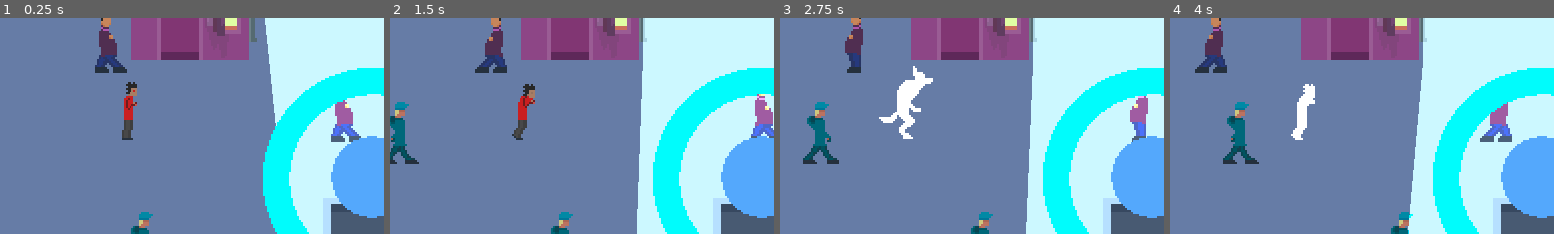
Above: before the commit, frames 1-4 (left to right).
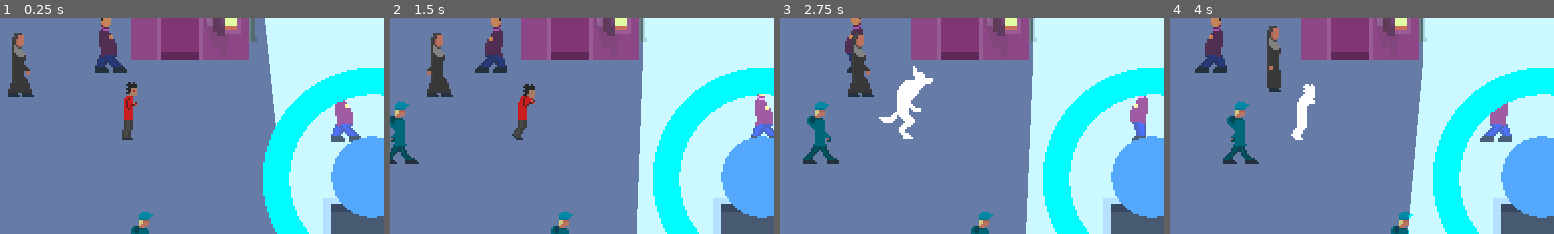
Above: after the commit, the same moments.

Repository: StitchedTeam/werewolf
Game: Godot game, scene res://Sandbox/Sandbox.tscn
Two runs of this game, one before a commit and one after it. Both use one fixed random seed, a clock stepped at 60 frames per second and the inputs below. This scene is started directly instead of the project's main scene.
Inputs (mouse positions are % of the whole screen's width and height, from its top left):
- Up to frame 1 (0.25 s): no input
- Up to frame 2 (1.5 s): move the mouse to (72, 45) at 0.52 s; press the mouse at (72, 45) at 0.53 s; hold Right (ui_right) 0.53-1.28 s; tap Space (ui_select) at 0.77 s; move the mouse to (30, 55) at 1.27 s; release the mouse at (30, 55) at 1.28 s; hold Left (ui_left) from 1.28 s (still down); tap X (fire) at 1.35 s
- Up to frame 3 (2.75 s): tap Space (ui_select) at 1.52 s; move the mouse to (60, 28) at 2.02 s; release Left (ui_left) at 2.03 s; press the mouse at (60, 28) at 2.03 s; hold Right (ui_right) from 2.03 s (still down)
- Up to frame 4 (4 s): move the mouse to (45, 70) at 2.77 s; release the mouse at (45, 70) at 2.78 s; tap X (fire) at 2.85 s; tap Space (ui_select) at 3.02, 3.77 s; move the mouse to (80, 65) at 3.52 s; release Right (ui_right) at 3.53 s; press the mouse at (80, 65) at 3.53 s; hold Left (ui_left) from 3.53 s (still down)
The pictures show only the part of the screen within x 33-83%, y 31-81%; the shares and areas given below are measured in that part.

The runs differ from the first frame. In frame 1, 1.2% of the frame differs, in the area x 2-9%, y 6-37%; in frame 2, 1.1%; in frame 3, 1.0%; in frame 4, 1.0%.

Commit message:
Finished shepherd and area division

Diff:
--- a/Werewolf/Characters/Enemies/GenericEnemy.gd
+++ b/Werewolf/Characters/Enemies/GenericEnemy.gd
@@ -19,6 +19,8 @@
 export var run_state_offset = int()
 
 var death_started = false
+
+export var area = int()
 
 
 func _ready():
@@ -185,10 +187,11 @@
 
 func damage():
 	if player.enemy == $StaticBody2D.get_instance_id():
-		if !death_started:
-			$DeathParticles.set_emitting(true)
-			$DeathTimer.start()
-			death_started = true
+		if !GameGlobals.priest_alive.has(String(area)):
+			if !death_started:
+				$DeathParticles.set_emitting(true)
+				$DeathTimer.start()
+				death_started = true
 	pass
 
 func death_animation_end():
--- a/Werewolf/Characters/Enemies/GenericEnemy.tscn
+++ b/Werewolf/Characters/Enemies/GenericEnemy.tscn
@@ -239,7 +239,6 @@
 anim_offset = 0.0
 anim_offset_random = 0.0
 anim_loop = false
-_sections_unfolded = [ "Emission Shape", "Gravity" ]
 
 [sub_resource type="CapsuleShape2D" id=5]
 
@@ -252,6 +251,7 @@
 patrol_offset = 50
 character_spritesheet = 0
 run_state_offset = 0
+area = 0
 
 [node name="Sprite" type="Sprite" parent="."]
 texture = ExtResource( 2 )
@@ -264,6 +264,8 @@
 exclude_parent = true
 cast_to = Vector2( 50, 0 )
 collision_mask = 1
+collide_with_areas = false
+collide_with_bodies = true
 
 [node name="RayCast2DCollUp" type="RayCast2D" parent="."]
 position = Vector2( 0, 13.315 )
@@ -271,6 +273,8 @@
 exclude_parent = true
 cast_to = Vector2( 5, 0 )
 collision_mask = 1
+collide_with_areas = false
+collide_with_bodies = true
 
 [node name="RayCast2DCollDown" type="RayCast2D" parent="."]
 position = Vector2( 0, -14.685 )
@@ -278,6 +282,8 @@
 exclude_parent = true
 cast_to = Vector2( 5, 0 )
 collision_mask = 1
+collide_with_areas = false
+collide_with_bodies = true
 
 [node name="RayCast2DRunUp" type="RayCast2D" parent="."]
 position = Vector2( 0, -12 )
@@ -285,6 +291,8 @@
 exclude_parent = true
 cast_to = Vector2( 0, -3 )
 collision_mask = 1
+collide_with_areas = false
+collide_with_bodies = true
 
 [node name="RayCast2DRunDown" type="RayCast2D" parent="."]
 position = Vector2( 0, 11 )
@@ -292,6 +300,8 @@
 exclude_parent = true
 cast_to = Vector2( 0, 3 )
 collision_mask = 1
+collide_with_areas = false
+collide_with_bodies = true
 
 [node name="AnimationPlayer" type="AnimationPlayer" parent="."]
 root_node = NodePath("..")
@@ -349,7 +359,6 @@
 normal_map = null
 h_frames = 1
 v_frames = 1
-_sections_unfolded = [ "Time", "process_material" ]
 
 [node name="StaticBody2D" type="StaticBody2D" parent="."]
 editor/display_folded = true
@@ -358,15 +367,10 @@
 collision_mask = 2
 constant_linear_velocity = Vector2( 0, 0 )
 constant_angular_velocity = 0.0
-friction = 1.0
-bounce = 0.0
-physics_material_override = null
-_sections_unfolded = [ "Collision" ]
 
 [node name="CollisionShape2D" type="CollisionShape2D" parent="StaticBody2D"]
 position = Vector2( -6, 0 )
 shape = SubResource( 5 )
-_sections_unfolded = [ "Transform", "shape" ]
 
 [node name="DeathTimer" type="Timer" parent="."]
 process_mode = 1
--- a/Werewolf/Characters/Shepherd/Shepherd.gd
+++ b/Werewolf/Characters/Shepherd/Shepherd.gd
@@ -18,20 +18,32 @@
 var two = [0, 1, 3]
 var three = [0, 1, 2]
 
+var player
+var death_started = false
+
+export var area = int()
+
 func _ready():
 	start_pos = position
 	max_patrol = Vector2(start_pos.x + patrol_offset, start_pos.y + patrol_offset)
 	min_patrol = Vector2(start_pos.x - patrol_offset, start_pos.y - patrol_offset)
+	$AnimationPlayer.play("Right")
+	$DirChangeTimer.connect("timeout", self, "dir_change_timeout")
+	$DeathTimer.connect("timeout", self, "death_animation_end")
 	pass
 
 func _process(delta):
 	manage_state()
+	damage()
 	pass
 
 func manage_state():
 	if state == 0:
 		patrol()
 
+	pass
+
+func load_game():
 	pass
 
 func manage_animation():
@@ -68,30 +80,51 @@
 		elif !dir_changing:
 			change_patrol_dir()
 
+	if $RayCast2D.is_colliding():
+		if !dir_changing:
+			change_patrol_dir()
+	if $RayCast2D2.is_colliding():
+		if !dir_changing:
+			change_patrol_dir()
 
 	pass
 
 func change_patrol_dir():
 	dir_changing = true
+	$DirChangeTimer.start()
 
 	if dir == 0:
 		zero.shuffle()
 		dir = zero.front()
-		dir_changing = false
 		manage_animation()
 	elif dir == 1:
 		one.shuffle()
 		dir = one.front()
-		dir_changing = false
 		manage_animation()
 	elif dir == 2:
 		two.shuffle()
 		dir = two.front()
-		dir_changing = false
 		manage_animation()
 	elif dir == 3:
 		three.shuffle()
 		dir = three.front()
-		dir_changing = false
 		manage_animation()
 	pass
+
+func dir_change_timeout():
+	dir_changing = false
+	pass
+
+func damage():
+	if player.enemy == $StaticBody2D.get_instance_id():
+		if !death_started:
+			$DeathParticles.set_emitting(true)
+			death_started = true
+			$DeathTimer.start()
+	pass
+
+func death_animation_end():
+	GameGlobals.priest_alive.erase(String(area))
+	print(GameGlobals.priest_alive)
+	get_tree().queue_delete(self)
+	pass
--- a/Werewolf/Characters/Shepherd/Shepherd.tscn
+++ b/Werewolf/Characters/Shepherd/Shepherd.tscn
@@ -1,54 +1,12 @@
-[gd_scene load_steps=8 format=2]
+[gd_scene load_steps=10 format=2]
 
 [ext_resource path="res://Characters/Shepherd/Shepherd.gd" type="Script" id=1]
 [ext_resource path="res://Assets/Sprites/Characters/Enemy_03.png" type="Texture" id=2]
-
-[sub_resource type="Animation" id=4]
+[ext_resource path="res://Assets/Sprites/Placeholder/Characters/New Piskel (1).png" type="Texture" id=3]
+
+[sub_resource type="Animation" id=1]
 
 resource_name = "Down"
-length = 0.8
-loop = false
-step = 0.1
-tracks/0/type = "value"
-tracks/0/path = NodePath("Sprite:flip_h")
-tracks/0/interp = 1
-tracks/0/loop_wrap = true
-tracks/0/imported = false
-tracks/0/enabled = true
-tracks/0/keys = {
-"times": PoolRealArray( 0 ),
-"transitions": PoolRealArray( 1 ),
-"update": 1,
-"values": [ false ]
-}
-tracks/1/type = "value"
-tracks/1/path = NodePath("Sprite:frame")
-tracks/1/interp = 1
-tracks/1/loop_wrap = true
-tracks/1/imported = false
-tracks/1/enabled = true
-tracks/1/keys = {
-"times": PoolRealArray( 0 ),
-"transitions": PoolRealArray( 1 ),
-"update": 1,
-"values": [ 0 ]
-}
-tracks/2/type = "value"
-tracks/2/path = NodePath("StaticBody2D/CollisionShape2D:position")
-tracks/2/interp = 1
-tracks/2/loop_wrap = true
-tracks/2/imported = false
-tracks/2/enabled = true
-tracks/2/keys = {
-"times": PoolRealArray( 0 ),
-"transitions": PoolRealArray( 1 ),
-"update": 0,
-"values": [ Vector2( -2, 0 ) ]
-}
-
-[sub_resource type="Animation" id=1]
-
-resource_name = "Left"
 length = 0.8
 loop = true
 step = 0.1
@@ -62,6 +20,96 @@
 "times": PoolRealArray( 0 ),
 "transitions": PoolRealArray( 1 ),
 "update": 1,
+"values": [ false ]
+}
+tracks/1/type = "value"
+tracks/1/path = NodePath("Sprite:frame")
+tracks/1/interp = 1
+tracks/1/loop_wrap = true
+tracks/1/imported = false
+tracks/1/enabled = true
+tracks/1/keys = {
+"times": PoolRealArray( 0 ),
+"transitions": PoolRealArray( 1 ),
+"update": 1,
+"values": [ 0 ]
+}
+tracks/2/type = "value"
+tracks/2/path = NodePath("StaticBody2D/CollisionShape2D:position")
+tracks/2/interp = 1
+tracks/2/loop_wrap = true
+tracks/2/imported = false
+tracks/2/enabled = true
+tracks/2/keys = {
+"times": PoolRealArray( 0 ),
+"transitions": PoolRealArray( 1 ),
+"update": 0,
+"values": [ Vector2( -2, 0 ) ]
+}
+tracks/3/type = "value"
+tracks/3/path = NodePath("RayCast2D2:cast_to")
+tracks/3/interp = 1
+tracks/3/loop_wrap = true
+tracks/3/imported = false
+tracks/3/enabled = true
+tracks/3/keys = {
+"times": PoolRealArray( 0 ),
+"transitions": PoolRealArray( 1 ),
+"update": 0,
+"values": [ Vector2( 0, 5 ) ]
+}
+tracks/4/type = "value"
+tracks/4/path = NodePath("RayCast2D2:position")
+tracks/4/interp = 1
+tracks/4/loop_wrap = true
+tracks/4/imported = false
+tracks/4/enabled = true
+tracks/4/keys = {
+"times": PoolRealArray( 0 ),
+"transitions": PoolRealArray( 1 ),
+"update": 0,
+"values": [ Vector2( -2, -15 ) ]
+}
+tracks/5/type = "value"
+tracks/5/path = NodePath("RayCast2D:cast_to")
+tracks/5/interp = 1
+tracks/5/loop_wrap = true
+tracks/5/imported = false
+tracks/5/enabled = true
+tracks/5/keys = {
+"times": PoolRealArray( 0 ),
+"transitions": PoolRealArray( 1 ),
+"update": 0,
+"values": [ Vector2( 0, 5 ) ]
+}
+tracks/6/type = "value"
+tracks/6/path = NodePath("RayCast2D:position")
+tracks/6/interp = 1
+tracks/6/loop_wrap = true
+tracks/6/imported = false
+tracks/6/enabled = true
+tracks/6/keys = {
+"times": PoolRealArray( 0 ),
+"transitions": PoolRealArray( 1 ),
+"update": 0,
+"values": [ Vector2( -2, 15 ) ]
+}
+
+[sub_resource type="Animation" id=2]
+
+length = 0.8
+loop = true
+step = 0.1
+tracks/0/type = "value"
+tracks/0/path = NodePath("Sprite:flip_h")
+tracks/0/interp = 1
+tracks/0/loop_wrap = true
+tracks/0/imported = false
+tracks/0/enabled = true
+tracks/0/keys = {
+"times": PoolRealArray( 0 ),
+"transitions": PoolRealArray( 1 ),
+"update": 1,
 "values": [ true ]
 }
 tracks/1/type = "value"
@@ -88,10 +136,57 @@
 "update": 0,
 "values": [ Vector2( 0, 0 ) ]
 }
-
-[sub_resource type="Animation" id=2]
-
-resource_name = "Right"
+tracks/3/type = "value"
+tracks/3/path = NodePath("RayCast2D:cast_to")
+tracks/3/interp = 1
+tracks/3/loop_wrap = true
+tracks/3/imported = false
+tracks/3/enabled = true
+tracks/3/keys = {
+"times": PoolRealArray( 0 ),
+"transitions": PoolRealArray( 1 ),
+"update": 0,
+"values": [ Vector2( -5, 0 ) ]
+}
+tracks/4/type = "value"
+tracks/4/path = NodePath("RayCast2D2:cast_to")
+tracks/4/interp = 1
+tracks/4/loop_wrap = true
+tracks/4/imported = false
+tracks/4/enabled = true
+tracks/4/keys = {
+"times": PoolRealArray( 0 ),
+"transitions": PoolRealArray( 1 ),
+"update": 0,
+"values": [ Vector2( -5, 0 ) ]
+}
+tracks/5/type = "value"
+tracks/5/path = NodePath("RayCast2D:position")
+tracks/5/interp = 1
+tracks/5/loop_wrap = true
+tracks/5/imported = false
+tracks/5/enabled = true
+tracks/5/keys = {
+"times": PoolRealArray( 0 ),
+"transitions": PoolRealArray( 1 ),
+"update": 0,
+"values": [ Vector2( -1, 15 ) ]
+}
+tracks/6/type = "value"
+tracks/6/path = NodePath("RayCast2D2:position")
+tracks/6/interp = 1
+tracks/6/loop_wrap = true
+tracks/6/imported = false
+tracks/6/enabled = true
+tracks/6/keys = {
+"times": PoolRealArray( 0 ),
+"transitions": PoolRealArray( 1 ),
+"update": 0,
+"values": [ Vector2( -1, -15 ) ]
+}
+
+[sub_resource type="Animation" id=3]
+
 length = 0.8
 loop = true
 step = 0.1
@@ -131,12 +226,60 @@
 "update": 1,
 "values": [ false ]
 }
-
-[sub_resource type="Animation" id=5]
+tracks/3/type = "value"
+tracks/3/path = NodePath("RayCast2D2:cast_to")
+tracks/3/interp = 1
+tracks/3/loop_wrap = true
+tracks/3/imported = false
+tracks/3/enabled = true
+tracks/3/keys = {
+"times": PoolRealArray( 0.049209 ),
+"transitions": PoolRealArray( 1 ),
+"update": 0,
+"values": [ Vector2( 5, 0 ) ]
+}
+tracks/4/type = "value"
+tracks/4/path = NodePath("RayCast2D2:position")
+tracks/4/interp = 1
+tracks/4/loop_wrap = true
+tracks/4/imported = false
+tracks/4/enabled = true
+tracks/4/keys = {
+"times": PoolRealArray( 0.049209 ),
+"transitions": PoolRealArray( 1 ),
+"update": 0,
+"values": [ Vector2( -2, -15 ) ]
+}
+tracks/5/type = "value"
+tracks/5/path = NodePath("RayCast2D:cast_to")
+tracks/5/interp = 1
+tracks/5/loop_wrap = true
+tracks/5/imported = false
+tracks/5/enabled = true
+tracks/5/keys = {
+"times": PoolRealArray( 0.049209 ),
+"transitions": PoolRealArray( 1 ),
+"update": 0,
+"values": [ Vector2( 5, 0 ) ]
+}
+tracks/6/type = "value"
+tracks/6/path = NodePath("RayCast2D:position")
+tracks/6/interp = 1
+tracks/6/loop_wrap = true
+tracks/6/imported = false
+tracks/6/enabled = true
+tracks/6/keys = {
+"times": PoolRealArray( 0.049209 ),
+"transitions": PoolRealArray( 1 ),
+"update": 0,
+"values": [ Vector2( -2, 15 ) ]
+}
+
+[sub_resource type="Animation" id=4]
 
 resource_name = "Up"
 length = 0.8
-loop = false
+loop = true
 step = 0.1
 tracks/0/type = "value"
 tracks/0/path = NodePath("Sprite:flip_h")
@@ -174,23 +317,111 @@
 "update": 0,
 "values": [ Vector2( -2, 0 ) ]
 }
-
-[sub_resource type="CapsuleShape2D" id=3]
+tracks/3/type = "value"
+tracks/3/path = NodePath("RayCast2D:position")
+tracks/3/interp = 1
+tracks/3/loop_wrap = true
+tracks/3/imported = false
+tracks/3/enabled = true
+tracks/3/keys = {
+"times": PoolRealArray( 0 ),
+"transitions": PoolRealArray( 1 ),
+"update": 0,
+"values": [ Vector2( -2, 15 ) ]
+}
+tracks/4/type = "value"
+tracks/4/path = NodePath("RayCast2D2:position")
+tracks/4/interp = 1
+tracks/4/loop_wrap = true
+tracks/4/imported = false
+tracks/4/enabled = true
+tracks/4/keys = {
+"times": PoolRealArray( 0 ),
+"transitions": PoolRealArray( 1 ),
+"update": 0,
+"values": [ Vector2( -2, -15 ) ]
+}
+tracks/5/type = "value"
+tracks/5/path = NodePath("RayCast2D2:cast_to")
+tracks/5/interp = 1
+tracks/5/loop_wrap = true
+tracks/5/imported = false
+tracks/5/enabled = true
+tracks/5/keys = {
+"times": PoolRealArray( 0 ),
+"transitions": PoolRealArray( 1 ),
+"update": 0,
+"values": [ Vector2( 0, -5 ) ]
+}
+tracks/6/type = "value"
+tracks/6/path = NodePath("RayCast2D:cast_to")
+tracks/6/interp = 1
+tracks/6/loop_wrap = true
+tracks/6/imported = false
+tracks/6/enabled = true
+tracks/6/keys = {
+"times": PoolRealArray( 0 ),
+"transitions": PoolRealArray( 1 ),
+"update": 0,
+"values": [ Vector2( 0, -5 ) ]
+}
+
+[sub_resource type="CapsuleShape2D" id=5]
 
 custom_solver_bias = 0.0
 radius = 3.0
 height = 26.0
+
+[sub_resource type="ParticlesMaterial" id=6]
+
+render_priority = 0
+trail_divisor = 1
+emission_shape = 1
+emission_sphere_radius = 20.0
+flag_align_y = false
+flag_rotate_y = false
+flag_disable_z = true
+spread = 45.0
+flatness = 0.0
+gravity = Vector3( 0, 0, 0 )
+initial_velocity = 1.0
+initial_velocity_random = 0.0
+angular_velocity = 0.0
+angular_velocity_random = 0.0
+orbit_velocity = 0.0
+orbit_velocity_random = 0.0
+linear_accel = 0.0
+linear_accel_random = 0.0
+radial_accel = 0.0
+radial_accel_random = 0.0
+tangential_accel = 0.0
+tangential_accel_random = 0.0
+damping = 0.0
+damping_random = 0.0
+angle = 0.0
+angle_random = 0.0
+scale = 1.0
+scale_random = 0.0
+color = Color( 1, 1, 1, 1 )
+hue_variation = 0.0
+hue_variation_random = 0.0
+anim_speed = 0.0
+anim_speed_random = 0.0
+anim_offset = 0.0
+anim_offset_random = 0.0
+anim_loop = false
 
 [node name="Shepherd" type="Node2D"]
 position = Vector2( 110, 68 )
 script = ExtResource( 1 )
 patrol_offset = 20
-speed = 0.5
+speed = 0.2
+area = 0
 
 [node name="Sprite" type="Sprite" parent="."]
 texture = ExtResource( 2 )
 hframes = 4
-_sections_unfolded = [ "Animation", "Offset" ]
+frame = 2
 
 [node name="AnimationPlayer" type="AnimationPlayer" parent="."]
 root_node = NodePath("..")
@@ -198,24 +429,70 @@
 playback_process_mode = 1
 playback_default_blend_time = 0.0
 playback_speed = 1.0
-anims/Down = SubResource( 4 )
-anims/Left = SubResource( 1 )
-anims/Right = SubResource( 2 )
-anims/Up = SubResource( 5 )
+anims/Down = SubResource( 1 )
+anims/Left = SubResource( 2 )
+anims/Right = SubResource( 3 )
+anims/Up = SubResource( 4 )
 blend_times = [  ]
 
 [node name="StaticBody2D" type="StaticBody2D" parent="."]
 editor/display_folded = true
 input_pickable = false
-collision_layer = 1
-collision_mask = 1
+collision_layer = 2
+collision_mask = 2
 constant_linear_velocity = Vector2( 0, 0 )
 constant_angular_velocity = 0.0
-friction = 1.0
-bounce = 0.0
-physics_material_override = null
 
 [node name="CollisionShape2D" type="CollisionShape2D" parent="StaticBody2D"]
 position = Vector2( -2, 0 )
-shape = SubResource( 3 )
-_sections_unfolded = [ "Transform" ]
+shape = SubResource( 5 )
+
+[node name="RayCast2D" type="RayCast2D" parent="."]
+position = Vector2( -2, 15 )
+enabled = true
+exclude_parent = true
+cast_to = Vector2( 5, 0 )
+collision_mask = 1
+collide_with_areas = false
+collide_with_bodies = true
+
+[node name="RayCast2D2" type="RayCast2D" parent="."]
+position = Vector2( -2, -15 )
+enabled = true
+exclude_parent = true
+cast_to = Vector2( 5, 0 )
+collision_mask = 1
+collide_with_areas = false
+collide_with_bodies = true
+
+[node name="DirChangeTimer" type="Timer" parent="."]
+process_mode = 1
+wait_time = 0.5
+one_shot = true
+autostart = false
+
+[node name="DeathTimer" type="Timer" parent="."]
+process_mode = 1
+wait_time = 0.5
+one_shot = true
+autostart = false
+
+[node name="DeathParticles" type="Particles2D" parent="."]
+emitting = false
+amount = 5
+lifetime = 0.5
+one_shot = true
+preprocess = 0.0
+speed_scale = 1.0
+explosiveness = 0.0
+randomness = 1.0
+fixed_fps = 0
+fract_delta = true
+visibility_rect = Rect2( -100, -100, 200, 200 )
+local_coords = true
+draw_order = 0
+process_material = SubResource( 6 )
+texture = ExtResource( 3 )
+normal_map = null
+h_frames = 1
+v_frames = 1
--- a/Werewolf/Characters/Werewolf/Werewolf.gd
+++ b/Werewolf/Characters/Werewolf/Werewolf.gd
@@ -156,6 +156,7 @@
 
 func on_attack_end():
 	attacking = false
+	manage_animation()
 	if $RayCast2D.get_collider() != null:
 			enemy = $RayCast2D.get_collider().get_instance_id()
 			print(enemy)
--- a/Werewolf/Characters/Werewolf/Werewolf.tscn
+++ b/Werewolf/Characters/Werewolf/Werewolf.tscn
@@ -134,9 +134,8 @@
 "values": [ false ]
 }
 
-[sub_resource type="Animation" id=2]
-
-resource_name = "HumanDown"
+[sub_resource type="Animation" id=6]
+
 length = 1.2
 loop = true
 step = 0.1
@@ -544,9 +543,8 @@
 "values": [ 4, 5, 10, 11, 16, 17 ]
 }
 
-[sub_resource type="Animation" id=10]
-
-resource_name = "WolfDown"
+[sub_resource type="Animation" id=12]
+
 length = 1.2
 loop = true
 step = 0.1
@@ -635,9 +633,8 @@
 "values": [ 24.0 ]
 }
 
-[sub_resource type="Animation" id=7]
-
-resource_name = "WolfIdle"
+[sub_resource type="Animation" id=13]
+
 length = 1.2
 loop = true
 step = 0.1
@@ -714,9 +711,8 @@
 "values": [ Vector2( 0, 3 ) ]
 }
 
-[sub_resource type="Animation" id=8]
-
-resource_name = "WolfLeft"
+[sub_resource type="Animation" id=14]
+
 length = 1.2
 loop = true
 step = 0.1
@@ -817,9 +813,8 @@
 "values": [ 7.0 ]
 }
 
-[sub_resource type="Animation" id=9]
-
-resource_name = "WolfRight"
+[sub_resource type="Animation" id=15]
+
 length = 1.2
 loop = true
 step = 0.1
@@ -920,9 +915,8 @@
 "values": [ Vector2( 0, 3 ) ]
 }
 
-[sub_resource type="Animation" id=11]
-
-resource_name = "WolfUp"
+[sub_resource type="Animation" id=16]
+
 length = 1.2
 loop = true
 step = 0.1
@@ -1038,21 +1032,21 @@
 playback_process_mode = 1
 playback_default_blend_time = 0.0
 playback_speed = 1.0
-anims/AttackDown = SubResource( 12 )
-anims/AttackLeft = SubResource( 15 )
-anims/AttackRight = SubResource( 14 )
-anims/AttackUp = SubResource( 13 )
-anims/HumanDown = SubResource( 2 )
-anims/HumanIdle = SubResource( 3 )
-anims/HumanLeft = SubResource( 4 )
-anims/HumanRight = SubResource( 5 )
-anims/HumanUp = SubResource( 6 )
-anims/Transform = SubResource( 16 )
-anims/WolfDown = SubResource( 10 )
-anims/WolfIdle = SubResource( 7 )
-anims/WolfLeft = SubResource( 8 )
-anims/WolfRight = SubResource( 9 )
-anims/WolfUp = SubResource( 11 )
+anims/AttackDown = SubResource( 2 )
+anims/AttackLeft = SubResource( 3 )
+anims/AttackRight = SubResource( 4 )
+anims/AttackUp = SubResource( 5 )
+anims/HumanDown = SubResource( 6 )
+anims/HumanIdle = SubResource( 7 )
+anims/HumanLeft = SubResource( 8 )
+anims/HumanRight = SubResource( 9 )
+anims/HumanUp = SubResource( 10 )
+anims/Transform = SubResource( 11 )
+anims/WolfDown = SubResource( 12 )
+anims/WolfIdle = SubResource( 13 )
+anims/WolfLeft = SubResource( 14 )
+anims/WolfRight = SubResource( 15 )
+anims/WolfUp = SubResource( 16 )
 blend_times = [  ]
 
 [node name="Camera2D" type="Camera2D" parent="."]
--- /dev/null
+++ b/Werewolf/Resources/SaveSlot.gd
@@ -0,0 +1,5 @@
+extends Resource
+class_name SaveSlot
+
+var priest_alive = {"1": true}
+var church_exists = {"1": true}
--- /dev/null
+++ b/Werewolf/Resources/slot_1.tres
@@ -0,0 +1,7 @@
+[gd_resource type="Resource" load_steps=2 format=2]
+
+[ext_resource path="res://Resources/SaveSlot.gd" type="Script" id=1]
+
+[resource]
+
+script = ExtResource( 1 )
--- a/Werewolf/Sandbox/Sandbox.gd
+++ b/Werewolf/Sandbox/Sandbox.gd
@@ -3,10 +3,13 @@
 var dir = 1
 
 func _ready():
+
+
 	$Enemies/GenericEnemy.player = $Werewolf
 	$Enemies/GenericEnemy2.player = $Werewolf
 	$Enemies/GenericEnemy3.player = $Werewolf
 	$Enemies/GenericEnemy4.player = $Werewolf
+	$Shepherd.player = $Werewolf
 	pass
 
 func _process(delta):
--- a/Werewolf/Sandbox/Sandbox.tscn
+++ b/Werewolf/Sandbox/Sandbox.tscn
@@ -1,10 +1,11 @@
-[gd_scene load_steps=7 format=2]
+[gd_scene load_steps=8 format=2]
 
 [ext_resource path="res://Sandbox/Sandbox.gd" type="Script" id=1]
 [ext_resource path="res://Props/Scenario.tscn" type="PackedScene" id=2]
 [ext_resource path="res://Characters/Werewolf/Werewolf.tscn" type="PackedScene" id=3]
 [ext_resource path="res://Props/Moonlight.tscn" type="PackedScene" id=4]
 [ext_resource path="res://Characters/Enemies/GenericEnemy.tscn" type="PackedScene" id=5]
+[ext_resource path="res://Characters/Shepherd/Shepherd.tscn" type="PackedScene" id=6]
 
 [sub_resource type="Animation" id=1]
 
@@ -31,24 +32,34 @@
 blend_times = [  ]
 
 [node name="Moonlight" parent="." instance=ExtResource( 4 )]
-position = Vector2( 246, -217 )
+position = Vector2( 246, -216.659 )
 
 [node name="Enemies" type="Node2D" parent="."]
+editor/display_folded = true
 
 [node name="GenericEnemy" parent="Enemies" instance=ExtResource( 5 )]
 position = Vector2( 211, 172 )
 run_state_offset = 400
+area = 1
 
 [node name="GenericEnemy2" parent="Enemies" instance=ExtResource( 5 )]
 position = Vector2( 194.219, 72.7354 )
 character_spritesheet = 1
 run_state_offset = 400
+area = 1
 
 [node name="GenericEnemy3" parent="Enemies" instance=ExtResource( 5 )]
 position = Vector2( 129.221, 116.841 )
 run_state_offset = 400
+area = 1
 
 [node name="GenericEnemy4" parent="Enemies" instance=ExtResource( 5 )]
 position = Vector2( 311.834, 106.782 )
 character_spritesheet = 1
 run_state_offset = 400
+area = 1
+
+[node name="Shepherd" parent="." instance=ExtResource( 6 )]
+position = Vector2( 150, 83.7354 )
+patrol_offset = 45
+area = 1
--- /dev/null
+++ b/Werewolf/Singletons/Globals.gd
@@ -0,0 +1,4 @@
+extends Node
+
+var priest_alive = {"1": true}
+var church_exists = {"1": true}
--- a/Werewolf/Singletons/PlayerGlobals.gd
+++ /dev/null
@@ -1 +0,0 @@
-extends Node
--- a/Werewolf/UI/PlayerControl.tscn
+++ b/Werewolf/UI/PlayerControl.tscn
@@ -26,7 +26,6 @@
 
 [node name="PlayerControl" type="Node2D"]
 script = ExtResource( 1 )
-_sections_unfolded = [ "Grow Direction" ]
 
 [node name="Center_area" type="Area2D" parent="."]
 input_pickable = true
@@ -87,7 +86,6 @@
 [node name="Inside_sprite" type="Sprite" parent="Inside_area"]
 texture = ExtResource( 3 )
 hframes = 2
-_sections_unfolded = [ "Animation", "Offset", "texture" ]
 
 [node name="Positions" type="Node2D" parent="."]
 editor/display_folded = true
--- a/Werewolf/project.godot
+++ b/Werewolf/project.godot
@@ -8,9 +8,14 @@
 
 config_version=4
 
-_global_script_classes=[  ]
+_global_script_classes=[ {
+"base": "Resource",
+"class": "SaveSlot",
+"language": "GDScript",
+"path": "res://Resources/SaveSlot.gd"
+} ]
 _global_script_class_icons={
-
+"SaveSlot": ""
 }
 
 [application]
@@ -21,7 +26,7 @@
 
 [autoload]
 
-PlayerGlobals="res://Singletons/PlayerGlobals.gd"
+GameGlobals="*res://Singletons/Globals.gd"
 
 [display]
 
@@ -133,6 +138,8 @@
 quality/reflections/texture_array_reflections=false
 quality/reflections/high_quality_ggx=false
 quality/shading/force_vertex_shading.mobile=false
+quality/shading/force_lambert_over_burley.mobile=false
+quality/shading/force_blinn_over_ggx.mobile=false
 quality/depth_prepass/enable=false
 quality/subsurface_scattering/weight_samples=false
 quality/voxel_cone_tracing/high_quality=false
@@ -140,5 +147,3 @@
 quality/reflections/atlas_subdiv=0
 quality/depth/hdr=false
 environment/default_environment="res://default_env.tres"
-quality/shading/force_lambert_over_burley.mobile=false
-quality/shading/force_blinn_over_ggx.mobile=false
Not shown: 9 places in Werewolf/Characters/Werewolf/Werewolf.tscn that only renumber resources
